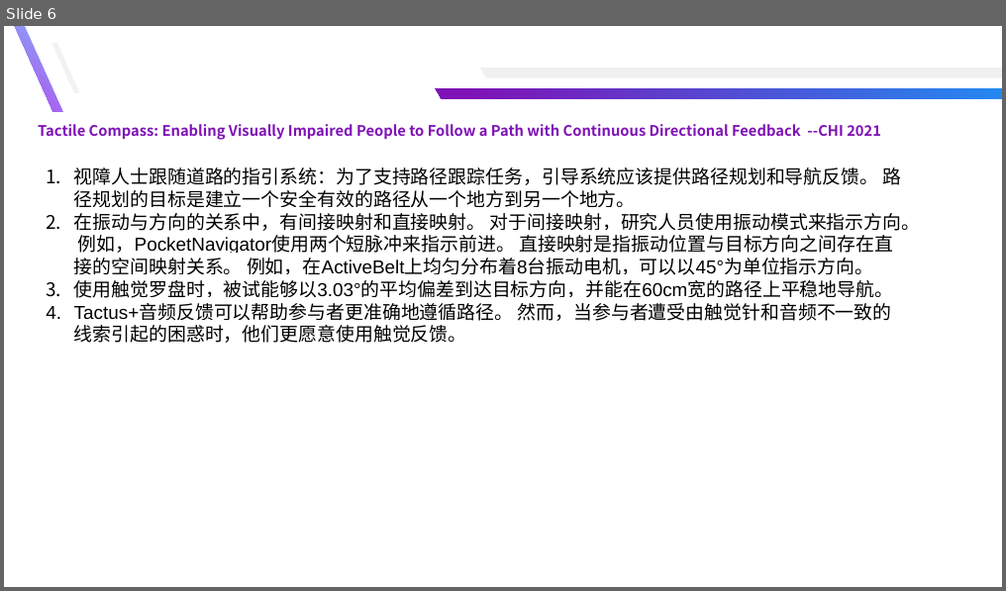
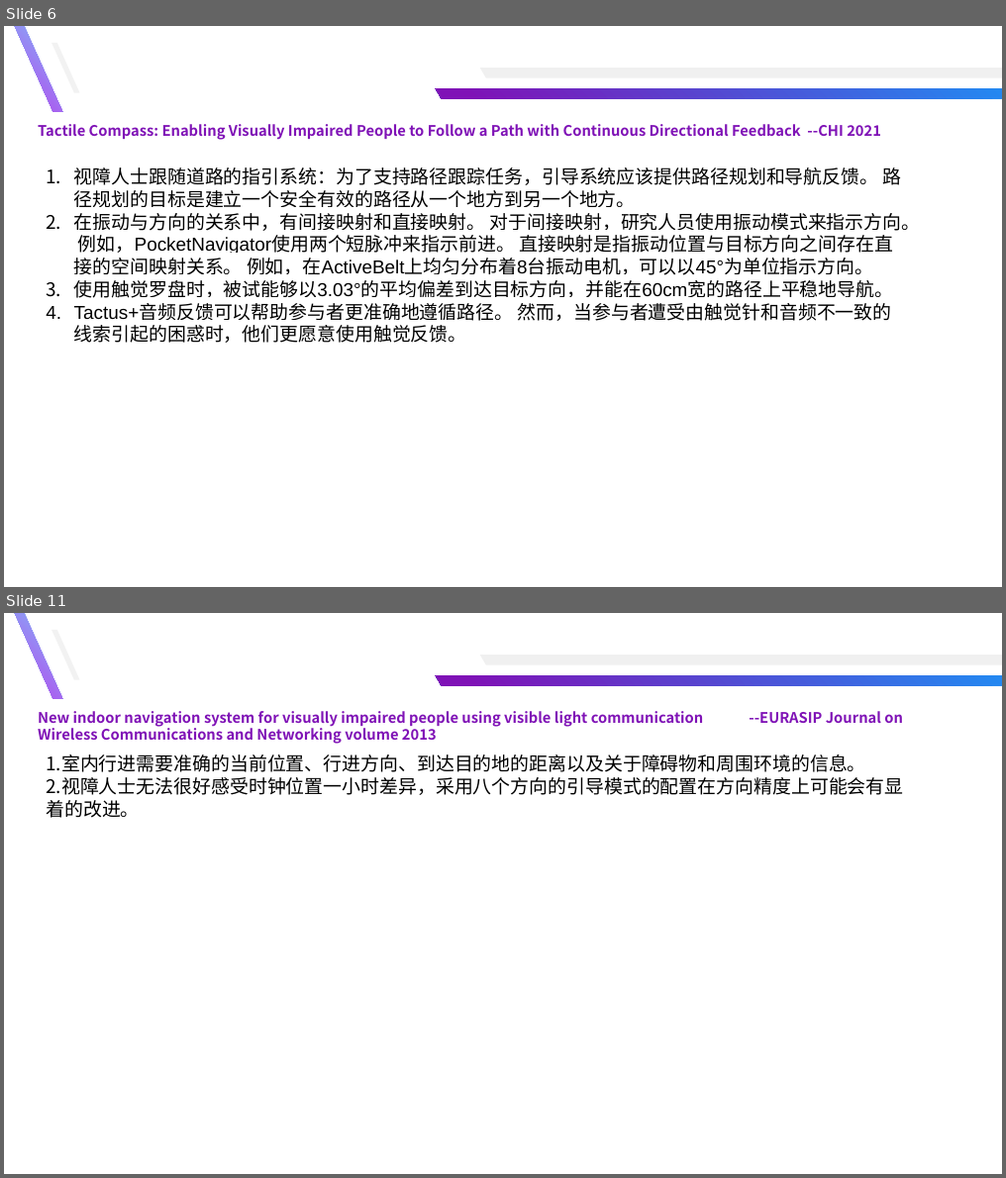
Before and after one commit to yuyongsong/Paper, a slide deck: 记录.pptx. Shown one above the other, each under a label of ours: slide 6 before the commit, slides 6 and 11 after it; the slides between them are not shown. The pictures are 1006x591 and 1006x1178 pixels, drawn with LibreOffice and Linux fonts; fonts in the diff are those of the drawing. Boxes give left, top, right and bottom in pixels: in the first picture for what was removed or moved away, otherwise in the second. Text is boxed around its words. In the diff, an @@ line names an element or a change of style, - is before the commit and + after.

```diff
--- a/记录.pptx
+++ b/记录.pptx
@@ slide 11 added at [4, 613, 1002, 1174], background #FFFFFF @@
@@ freeform shape added at [15, 613, 62, 699], fill gradient #81BDF8 to #B543ED @@
@@ freeform shape added at [52, 630, 80, 679], fill #F2F2F2 @@
@@ freeform shape added at [480, 655, 1002, 665], fill #F0F0F0 @@
@@ freeform shape added at [436, 676, 1002, 686], fill gradient #228AF2 to #7F12B6 @@
@@ text added at [38, 711, 704, 744], 14 pt, text #7F12B6, bold @@
+New indoor navigation system for visually impaired people using visible light communication --EURASIP Journal on Wireless Communications and Networking volume 2013
@@ text added at [46, 755, 903, 818], 18 pt, text #000000 @@
+1.室内行进需要准确的当前位置、行进方向、到达目的地的距离以及关于障碍物和周围环境的信息。
+2.视障人士无法很好感受时钟位置一小时差异，采用八个方向的引导模式的配置在方向精度上可能会有显着的改进。
```
Also in this commit, not shown: 1 slide changed, 6 other slides added, 20 other files.
